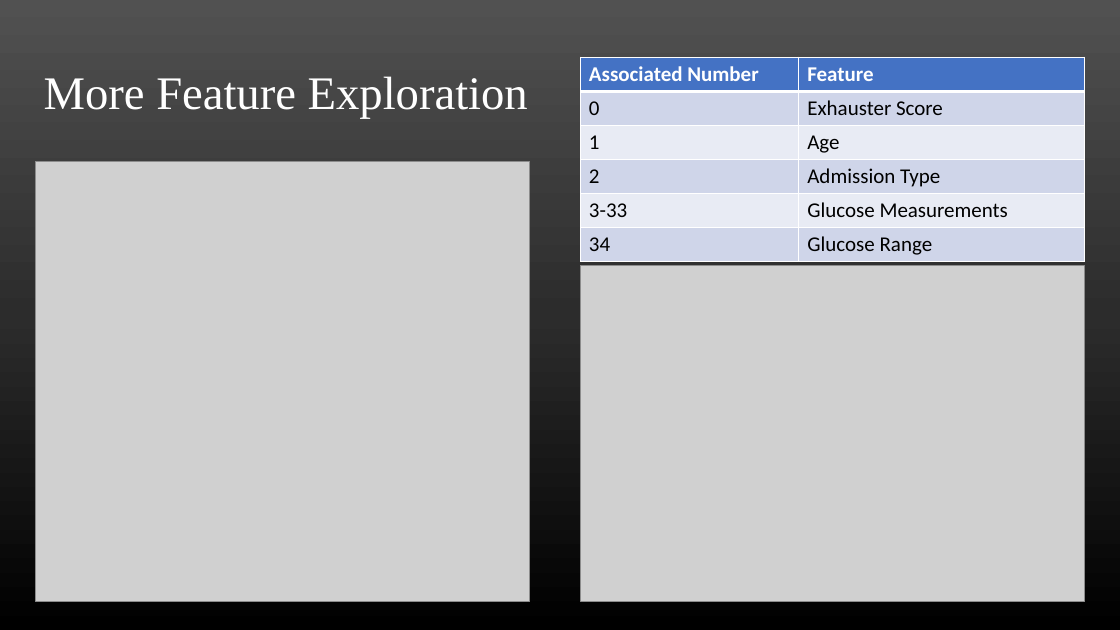
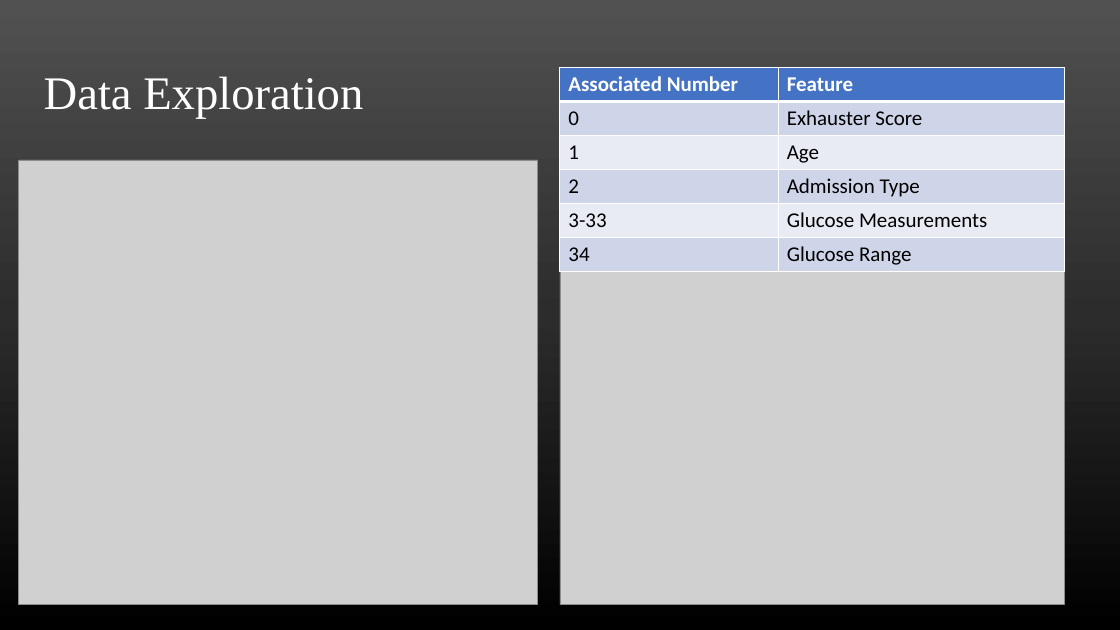
Before and after one commit to imw2/Diabetes-Diagnosis-Prediction, a slide deck: slide 7 of Presentation/FinalPresentation.pptx (slide 6 before the commit). Drawn at 1120x630 pixels with LibreOffice and Linux fonts; fonts in the diff are those of the drawing; grey boxes stand for pictures. Boxes give left, top, right and bottom in pixels: in the first picture for what was removed or moved away, otherwise in the second. Text is boxed around its words. In the diff, an @@ line names an element or a change of style, - is before the commit and + after.

```diff
--- a/Presentation/FinalPresentation.pptx
+++ b/Presentation/FinalPresentation.pptx
@@ title at bbox=[44, 76, 363, 119]: text changed @@
-More Feature Exploration
+Data Exploration
@@ table: place and size @@
-table at bbox=[581, 57, 1085, 259]
+table at bbox=[560, 67, 1065, 269]
@@ picture: place and size @@
-picture at bbox=[35, 161, 530, 602]
+picture at bbox=[18, 160, 538, 604]
@@ picture: place and size @@
-picture at bbox=[581, 266, 1085, 602]
+picture at bbox=[560, 269, 1065, 605]
```
Also in this commit, not shown: 8 other slides changed, 2 slides added.
